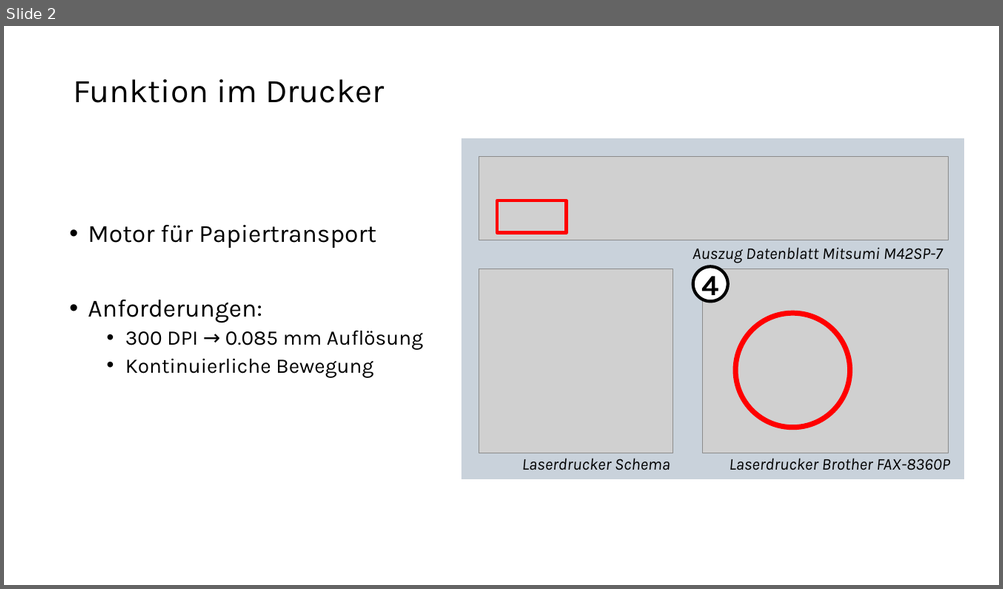
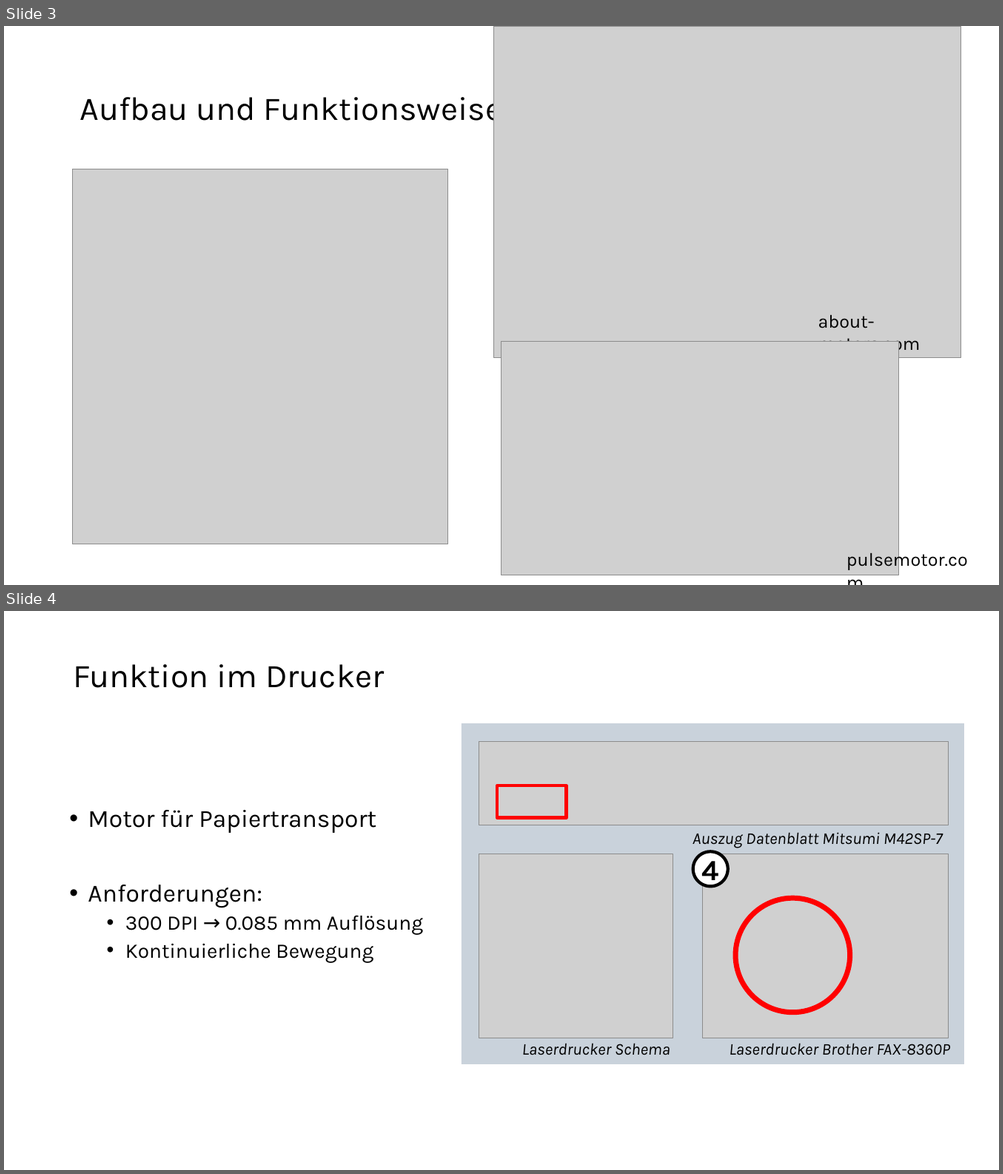
Before and after one commit to tokyo-town/Mechatronik-und-Instrumentierung, a slide deck: Präsi/Stepper Motor.pptx. Shown one above the other, each under a label of ours: slide 2 before the commit, slides 3 and 4 after it. The pictures are 1003x589 and 1003x1174 pixels, drawn with LibreOffice and Linux fonts; fonts in the diff are those of the drawing; grey boxes stand for pictures. Boxes give left, top, right and bottom in pixels: in the first picture for what was removed or moved away, otherwise in the second. Text is boxed around its words. In the diff, an @@ line names an element or a change of style, - is before the commit and + after.

```diff
--- a/Präsi/Stepper Motor.pptx
+++ b/Präsi/Stepper Motor.pptx
@@ slide 3 added at (4,26,999,585), background #FFFFFF @@
@@ picture added at (493,26,962,358) @@
@@ title added at (79,90,502,129), 32 pt, text #000000 @@
+Aufbau und Funktionsweise
@@ picture added at (73,170,448,545) @@
@@ text added at (818,315,920,355), 18 pt, text #000000 @@
+about-motors.com
@@ picture added at (502,341,899,576) @@
@@ text added at (846,550,967,571), 18 pt, text #000000 @@
+pulsemotor.com
@@ what was slide 2 is now slide 4 @@
```
Also in this commit, not shown: 2 slides changed, 8 other slides added, 2 slides removed, 51 other files.
